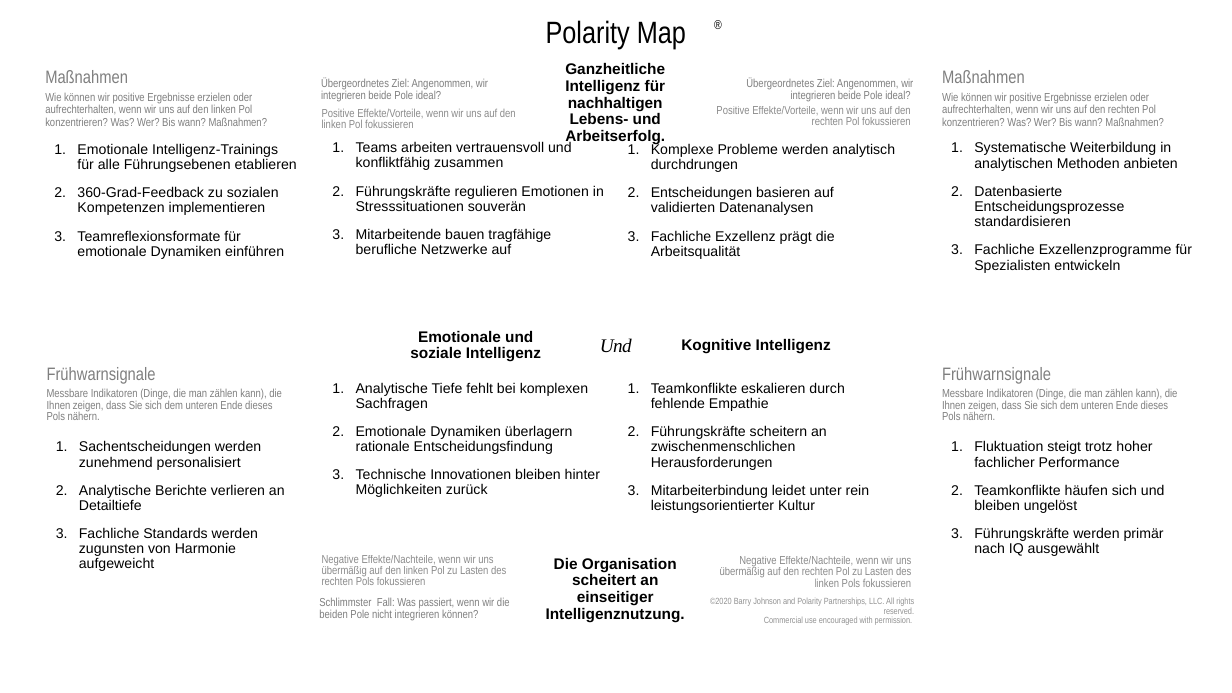
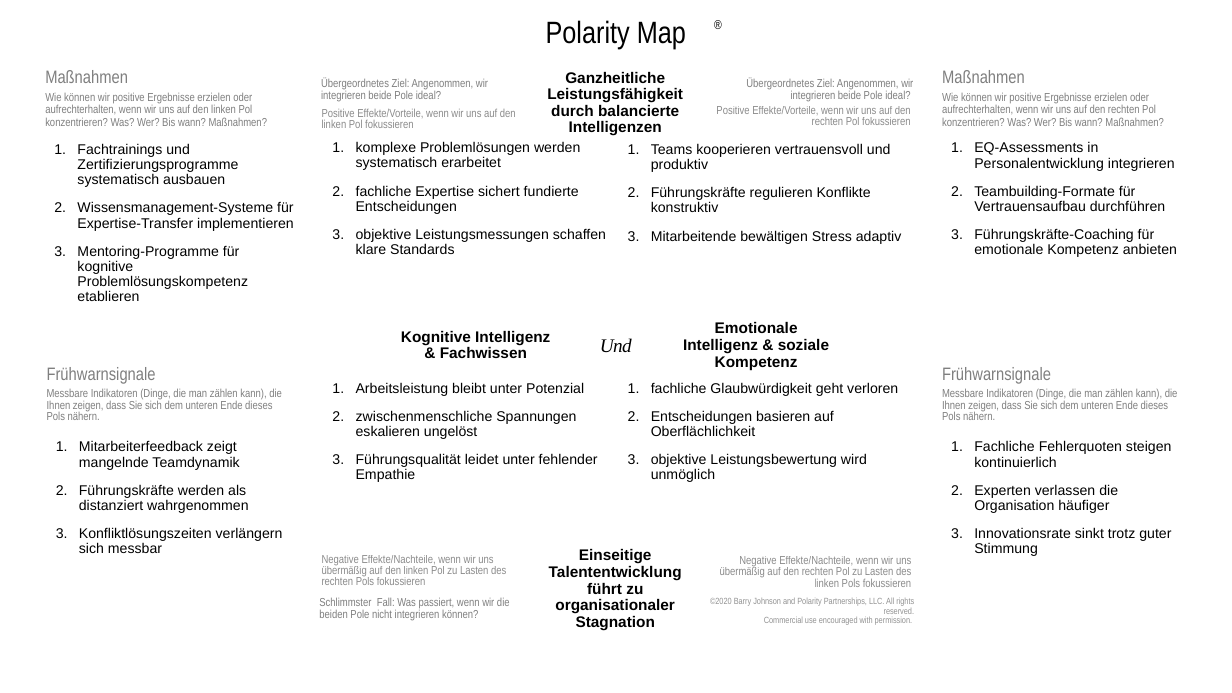
Before and after one commit to Sherv79/Paradox-Map, a slide deck: slide 1 of output_polarity_map_full.pptx. Drawn at 1232x693 pixels with LibreOffice and Linux fonts; fonts in the diff are those of the drawing; background and template pictures are left out. Boxes give left, top, right and bottom in pixels: in the first picture for what was removed or moved away, otherwise in the second. Text is boxed around its words. In the diff, an @@ line names an element or a change of style, - is before the commit and + after.

```diff
--- a/output_polarity_map_full.pptx
+++ b/output_polarity_map_full.pptx
@@ text at [547, 72, 683, 136]: text changed @@
-Ganzheitliche Intelligenz für nachhaltigen Lebens- und Arbeitserfolg.
+Ganzheitliche Leistungsfähigkeit durch balancierte Intelligenzen
@@ text at [77, 143, 294, 301]: text changed @@
-1. Emotionale Intelligenz-Trainings für alle Führungsebenen etablieren
-2. 360-Grad-Feedback zu sozialen Kompetenzen implementieren
-3. Teamreflexionsformate für emotionale Dynamiken einführen
+1. Fachtrainings und Zertifizierungsprogramme systematisch ausbauen
+2. Wissensmanagement-Systeme für Expertise-Transfer implementieren
+3. Mentoring-Programme für kognitive Problemlösungskompetenz etablieren
@@ text at [356, 141, 606, 254]: text changed @@
-1. Teams arbeiten vertrauensvoll und konfliktfähig zusammen
-2. Führungskräfte regulieren Emotionen in Stresssituationen souverän
-3. Mitarbeitende bauen tragfähige berufliche Netzwerke auf
+1. komplexe Problemlösungen werden systematisch erarbeitet
+2. fachliche Expertise sichert fundierte Entscheidungen
+3. objektive Leistungsmessungen schaffen klare Standards
@@ text at [651, 143, 902, 244]: text changed @@
-1. Komplexe Probleme werden analytisch durchdrungen
-2. Entscheidungen basieren auf validierten Datenanalysen
-3. Fachliche Exzellenz prägt die Arbeitsqualität
+1. Teams kooperieren vertrauensvoll und produktiv
+2. Führungskräfte regulieren Konflikte konstruktiv
+3. Mitarbeitende bewältigen Stress adaptiv
@@ text at [974, 141, 1177, 257]: text changed @@
-1. Systematische Weiterbildung in analytischen Methoden anbieten
-2. Datenbasierte Entscheidungsprozesse standardisieren
-3. Fachliche Exzellenzprogramme für Spezialisten entwickeln
+1. EQ-Assessments in Personalentwicklung integrieren
+2. Teambuilding-Formate für Vertrauensaufbau durchführen
+3. Führungskräfte-Coaching für emotionale Kompetenz anbieten
@@ text at [683, 322, 829, 370]: text changed @@
-Kognitive Intelligenz
+Emotionale Intelligenz & soziale Kompetenz
@@ text at [401, 331, 550, 358]: text changed @@
-Emotionale und soziale Intelligenz
+Kognitive Intelligenz & Fachwissen
@@ text at [356, 382, 598, 482]: text changed @@
-1. Analytische Tiefe fehlt bei komplexen Sachfragen
-2. Emotionale Dynamiken überlagern rationale Entscheidungsfindung
-3. Technische Innovationen bleiben hinter Möglichkeiten zurück
+1. Arbeitsleistung bleibt unter Potenzial
+2. zwischenmenschliche Spannungen eskalieren ungelöst
+3. Führungsqualität leidet unter fehlender Empathie
@@ text at [651, 382, 898, 482]: text changed @@
-1. Teamkonflikte eskalieren durch fehlende Empathie
-2. Führungskräfte scheitern an zwischenmenschlichen Herausforderungen
-3. Mitarbeiterbindung leidet unter rein leistungsorientierter Kultur
+1. fachliche Glaubwürdigkeit geht verloren
+2. Entscheidungen basieren auf Oberflächlichkeit
+3. objektive Leistungsbewertung wird unmöglich
@@ text at [79, 440, 283, 553]: text changed @@
-1. Sachentscheidungen werden zunehmend personalisiert
-2. Analytische Berichte verlieren an Detailtiefe
-3. Fachliche Standards werden zugunsten von Harmonie aufgeweicht
+1. Mitarbeiterfeedback zeigt mangelnde Teamdynamik
+2. Führungskräfte werden als distanziert wahrgenommen
+3. Konfliktlösungszeiten verlängern sich messbar
@@ text at [974, 440, 1172, 556]: text changed @@
-1. Fluktuation steigt trotz hoher fachlicher Performance
-2. Teamkonflikte häufen sich und bleiben ungelöst
-3. Führungskräfte werden primär nach IQ ausgewählt
+1. Fachliche Fehlerquoten steigen kontinuierlich
+2. Experten verlassen die Organisation häufiger
+3. Innovationsrate sinkt trotz guter Stimmung
@@ text at [549, 549, 682, 630]: text changed @@
-Die Organisation scheitert an einseitiger Intelligenznutzung.
+Einseitige Talententwicklung führt zu organisationaler Stagnation
```
Also in this commit, not shown: 3 other files.
